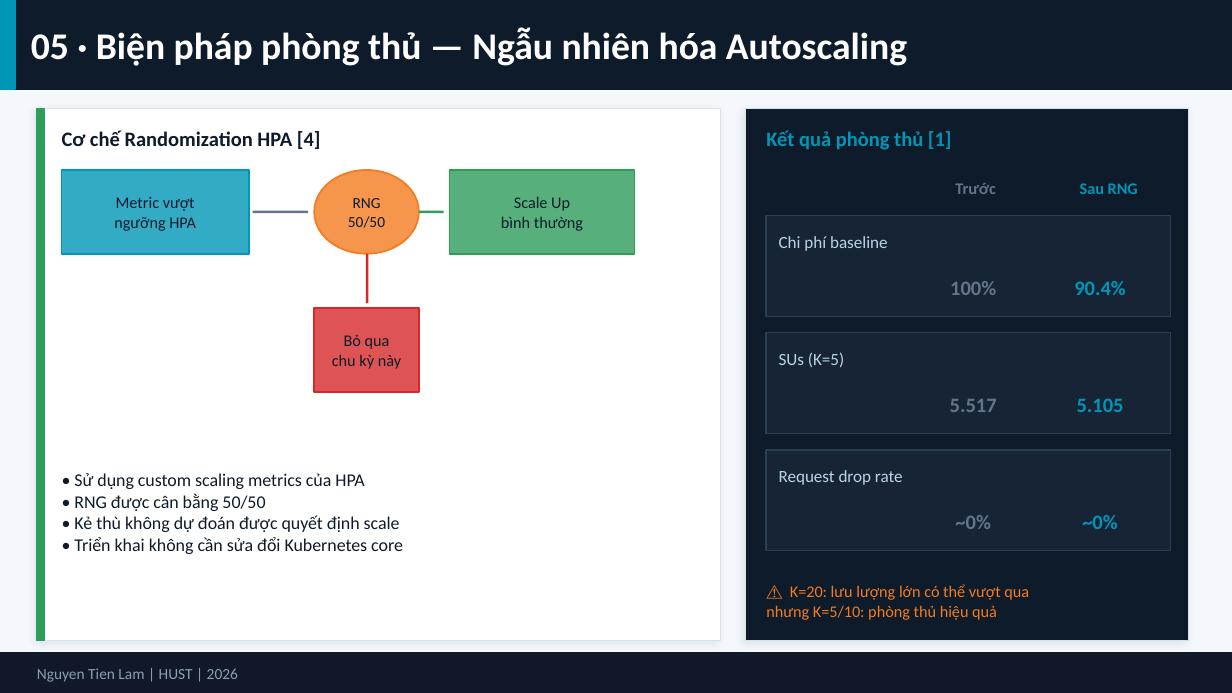
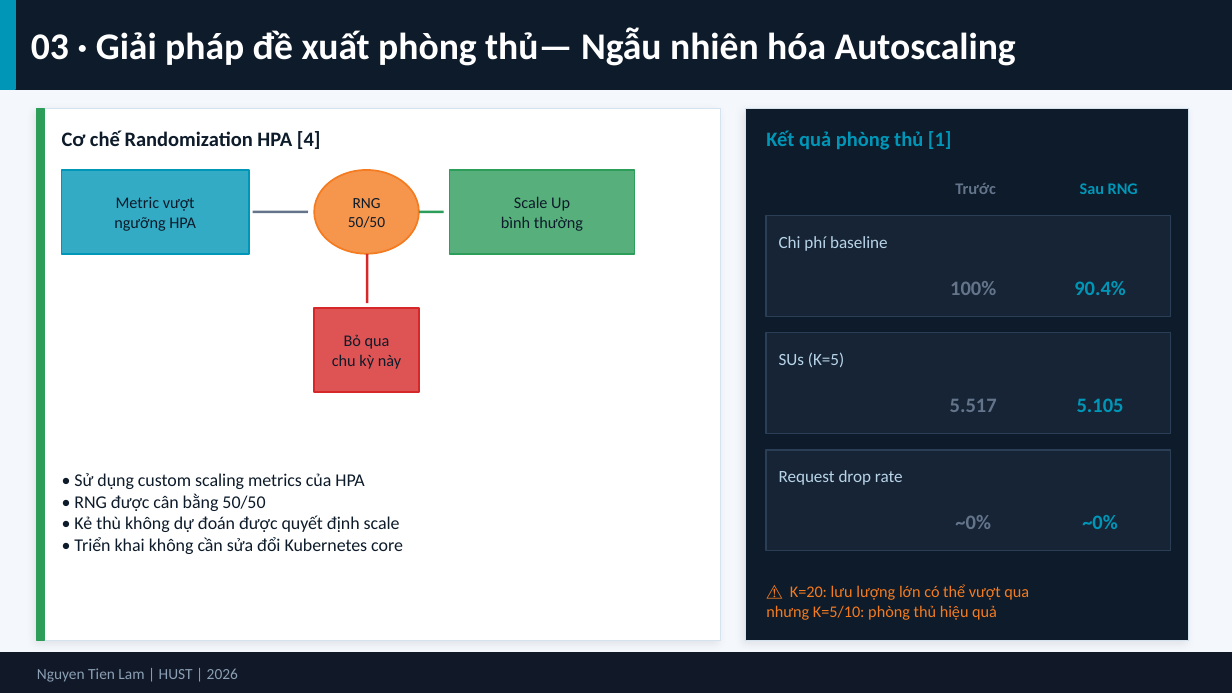
Before and after one commit to tienlamict/edos-demo, a slide deck: slide 12 of report/edos_slide.pptx (slide 10 before the commit). Drawn at 1232x693 pixels with LibreOffice and Linux fonts; fonts in the diff are those of the drawing. Boxes give left, top, right and bottom in pixels: in the first picture for what was removed or moved away, otherwise in the second. Text is boxed around its words. In the diff, an @@ line names an element or a change of style, - is before the commit and + after.

```diff
--- a/report/edos_slide.pptx
+++ b/report/edos_slide.pptx
@@ text at (31,28,1016,66): text changed @@
-05 · Biện pháp phòng thủ — Ngẫu nhiên hóa Autoscaling
+03 · Giải pháp đề xuất phòng thủ— Ngẫu nhiên hóa Autoscaling
```
Also in this commit, not shown: 6 other slides changed, 5 slides added, 2 slides removed.
